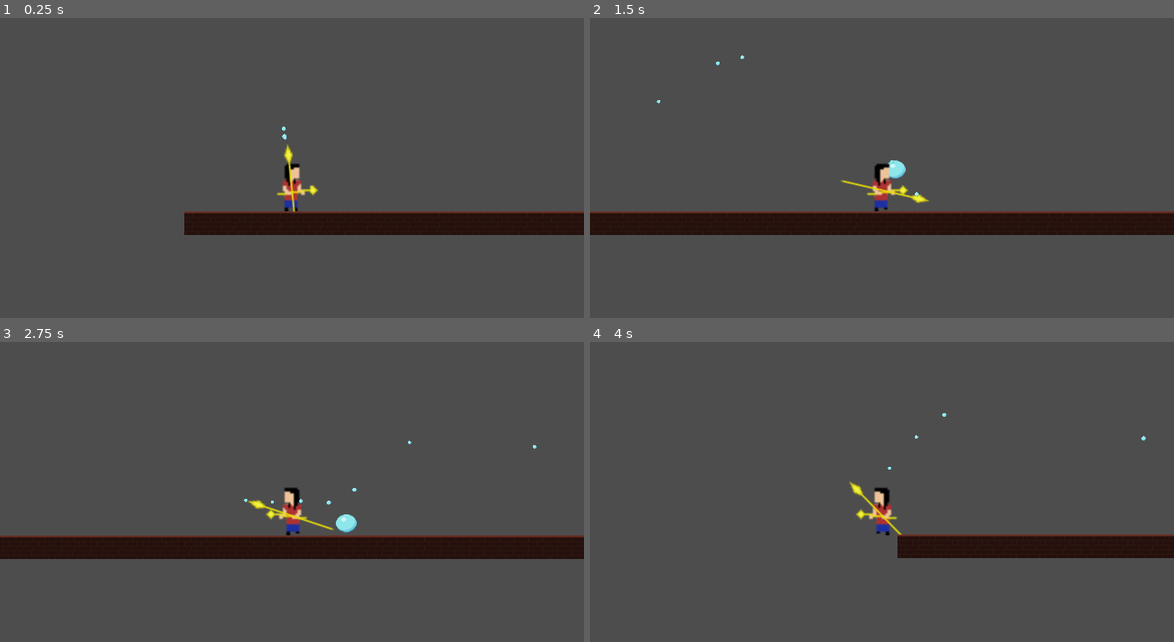
Above: before the commit, frames 1-4 (two rows, left to right).
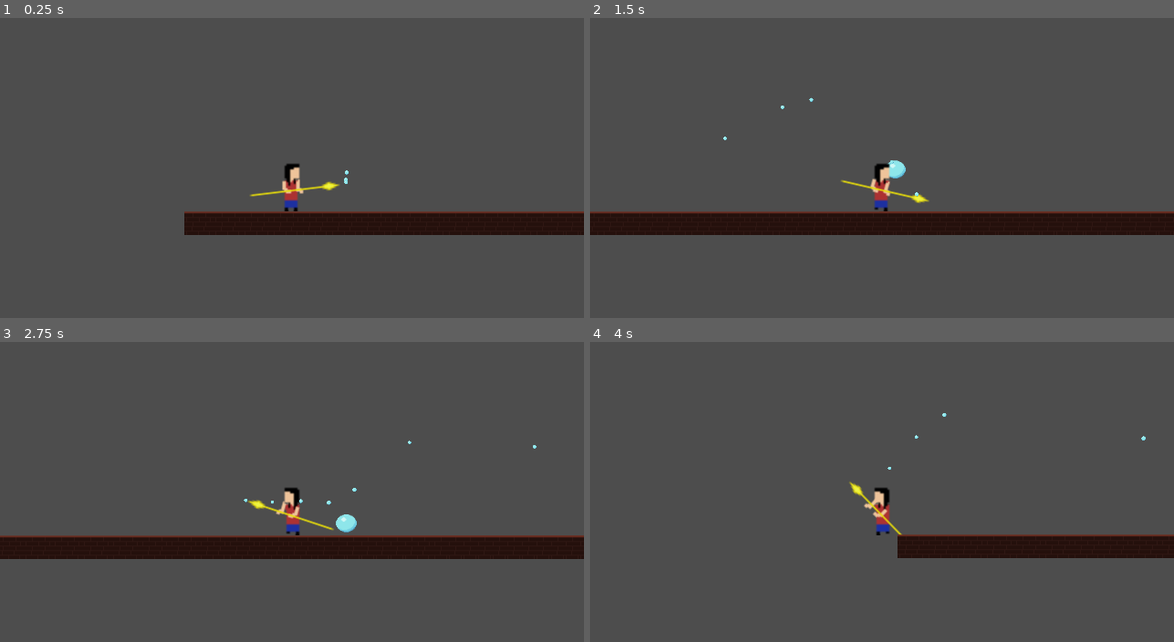
Above: after the commit, the same moments.

Repository: marin117/BubbleEscape
Game: Godot game, scene res://World.tscn
Same seed, same stepped clock (60 frames per second), same inputs: the game is played once before the commit and once after it.
Inputs (mouse positions are in pixels of both pictures, inside the frame that each line leads up to):
- Up to frame 1 (0.25 s): no input
- Up to frame 2 (1.5 s): move the mouse to (852, 249) at 0.52 s; hold D (right) from 0.53 s (still down); tap Space (jump) at 0.6, 0.77, 1.07 s; move the mouse to (1057, 231) at 1.27 s; click (1057, 231) at 1.35 s
- Up to frame 3 (2.75 s): tap Space (jump) at 1.52, 1.55, 1.82, 2.1 s; move the mouse to (116, 456) at 2.02 s; release D (right) at 2.03 s; hold A (left) from 2.03 s (still down)
- Up to frame 4 (4 s): keep holding A (left); move the mouse to (911, 507) at 2.77 s; click (911, 507) at 2.85 s; tap Space (jump) at 3.02, 3.05, 3.32, 3.6, 3.77 s; move the mouse to (794, 423) at 3.52 s

The runs differ from the first frame. In frame 1, 0.5% of the frame differs, in the area x 42-60%, y 36-65%; in frame 2, 0.2%; in frame 3, 0.2%; in frame 4, 0.2%.

Commit message:
hands and animations update

Diff:
--- a/Player.tscn
+++ b/Player.tscn
@@ -1,36 +1,17 @@
-[gd_scene load_steps=22 format=3 uid="uid://dwycr7lehl7fi"]
+[gd_scene load_steps=18 format=3 uid="uid://dwycr7lehl7fi"]
 
 [ext_resource type="Script" path="res://player.gd" id="1_xeulp"]
-[ext_resource type="Texture2D" uid="uid://b7cc1cs1oqpv6" path="res://assets/player/PC1.png" id="2_yqvq8"]
-[ext_resource type="Texture2D" uid="uid://dp66xkd03o2hr" path="res://assets/player/PC2.png" id="3_r3klr"]
-[ext_resource type="Texture2D" uid="uid://dkri1nulsghsu" path="res://assets/player/PC3.png" id="4_1ayov"]
-[ext_resource type="Texture2D" uid="uid://5k2pkeq64s4v" path="res://assets/player/PC4.png" id="5_iaksi"]
-[ext_resource type="Texture2D" uid="uid://blxxaqd0fis7f" path="res://assets/player/PC5.png" id="6_xw7r0"]
-[ext_resource type="Texture2D" uid="uid://bvrtijmqqb4yd" path="res://assets/player/PC6.png" id="7_y43bi"]
-[ext_resource type="Texture2D" uid="uid://diqn1j312wrnc" path="res://assets/player/PC7.png" id="8_task5"]
-[ext_resource type="Texture2D" uid="uid://dvqakvx6lpa7u" path="res://assets/player/staff_run/run1.png" id="9_ri1m4"]
-[ext_resource type="Texture2D" uid="uid://tusccxflvlwv" path="res://assets/player/staff_run/run2.png" id="10_3xmq6"]
-[ext_resource type="Texture2D" uid="uid://ckgfpl6fij83a" path="res://assets/player/staff_jump/jump.png" id="11_jdoah"]
+[ext_resource type="Texture2D" uid="uid://du21dn6dkc8vr" path="res://assets/player/player.png" id="2_g2efl"]
+[ext_resource type="Texture2D" uid="uid://c0mwewnwh2x8f" path="res://assets/player/hands.png" id="3_tnqtm"]
+[ext_resource type="Texture2D" uid="uid://cdu5j1l4gbpp7" path="res://assets/player/idle.png" id="4_j4wy7"]
+[ext_resource type="Texture2D" uid="uid://dbgvagyb4awx7" path="res://assets/player/run1.png" id="5_ud7l4"]
+[ext_resource type="Texture2D" uid="uid://dmctdcefrndrw" path="res://assets/player/run2.png" id="6_avrxy"]
+[ext_resource type="Texture2D" uid="uid://l3qoxwif36v3" path="res://assets/player/jump.png" id="7_nde8f"]
 [ext_resource type="Texture2D" uid="uid://bcybtucbmr872" path="res://assets/weapons/staff.png" id="12_8bsy0"]
 [ext_resource type="Texture2D" uid="uid://dn7hp4q073c0d" path="res://assets/bubble.png" id="13_w7cda"]
 
 [sub_resource type="CapsuleShape2D" id="CapsuleShape2D_tcfxr"]
 height = 50.0
-
-[sub_resource type="Animation" id="Animation_xr4jb"]
-length = 0.001
-tracks/0/type = "value"
-tracks/0/imported = false
-tracks/0/enabled = true
-tracks/0/path = NodePath("Sprite2D:texture")
-tracks/0/interp = 1
-tracks/0/loop_wrap = true
-tracks/0/keys = {
-"times": PackedFloat32Array(0),
-"transitions": PackedFloat32Array(1),
-"update": 1,
-"values": [ExtResource("2_yqvq8")]
-}
 
 [sub_resource type="Animation" id="Animation_47ghb"]
 resource_name = "idle"
@@ -39,30 +20,29 @@
 tracks/0/type = "value"
 tracks/0/imported = false
 tracks/0/enabled = true
-tracks/0/path = NodePath("Sprite2D:texture")
+tracks/0/path = NodePath("Body:texture")
 tracks/0/interp = 1
 tracks/0/loop_wrap = true
 tracks/0/keys = {
-"times": PackedFloat32Array(0, 0.1, 0.2, 0.3, 0.4, 0.5, 0.6),
-"transitions": PackedFloat32Array(1, 1, 1, 1, 1, 1, 1),
+"times": PackedFloat32Array(0, 0.5),
+"transitions": PackedFloat32Array(1, 1),
 "update": 1,
-"values": [ExtResource("2_yqvq8"), ExtResource("3_r3klr"), ExtResource("4_1ayov"), ExtResource("5_iaksi"), ExtResource("6_xw7r0"), ExtResource("7_y43bi"), ExtResource("8_task5")]
+"values": [ExtResource("2_g2efl"), ExtResource("4_j4wy7")]
 }
 
-[sub_resource type="Animation" id="Animation_2au6p"]
-resource_name = "jumping"
-length = 0.5
+[sub_resource type="Animation" id="Animation_xr4jb"]
+length = 0.001
 tracks/0/type = "value"
 tracks/0/imported = false
 tracks/0/enabled = true
-tracks/0/path = NodePath("Sprite2D:texture")
+tracks/0/path = NodePath("Body:texture")
 tracks/0/interp = 1
 tracks/0/loop_wrap = true
 tracks/0/keys = {
-"times": PackedFloat32Array(0.0666667),
+"times": PackedFloat32Array(0),
 "transitions": PackedFloat32Array(1),
 "update": 1,
-"values": [ExtResource("11_jdoah")]
+"values": [ExtResource("2_g2efl")]
 }
 
 [sub_resource type="Animation" id="Animation_0gubi"]
@@ -72,14 +52,30 @@
 tracks/0/type = "value"
 tracks/0/imported = false
 tracks/0/enabled = true
-tracks/0/path = NodePath("Sprite2D:texture")
+tracks/0/path = NodePath("Body:texture")
 tracks/0/interp = 1
 tracks/0/loop_wrap = true
 tracks/0/keys = {
 "times": PackedFloat32Array(0, 0.1),
 "transitions": PackedFloat32Array(1, 1),
 "update": 1,
-"values": [ExtResource("9_ri1m4"), ExtResource("10_3xmq6")]
+"values": [ExtResource("5_ud7l4"), ExtResource("6_avrxy")]
+}
+
+[sub_resource type="Animation" id="Animation_2au6p"]
+resource_name = "jumping"
+length = 0.5
+tracks/0/type = "value"
+tracks/0/imported = false
+tracks/0/enabled = true
+tracks/0/path = NodePath("Body:texture")
+tracks/0/interp = 1
+tracks/0/loop_wrap = true
+tracks/0/keys = {
+"times": PackedFloat32Array(0.0666667),
+"transitions": PackedFloat32Array(1),
+"update": 1,
+"values": [ExtResource("7_nde8f")]
 }
 
 [sub_resource type="AnimationLibrary" id="AnimationLibrary_aw0jq"]
@@ -109,9 +105,14 @@
 collision_mask = 2147483650
 script = ExtResource("1_xeulp")
 
-[node name="Sprite2D" type="Sprite2D" parent="."]
+[node name="Body" type="Sprite2D" parent="."]
 scale = Vector2(2, 2)
-texture = ExtResource("2_yqvq8")
+texture = ExtResource("2_g2efl")
+
+[node name="Hands" type="Sprite2D" parent="."]
+position = Vector2(-1, -1)
+scale = Vector2(1.89344, 1.90125)
+texture = ExtResource("3_tnqtm")
 
 [node name="CollisionShape2D" type="CollisionShape2D" parent="."]
 position = Vector2(0, 7)
@@ -133,7 +134,6 @@
 [node name="Particles" type="GPUParticles2D" parent="Weapon"]
 material = SubResource("CanvasItemMaterial_bfadv")
 position = Vector2(13.9628, -1.15829)
-scale = Vector2(1, 1)
 amount = 10
 amount_ratio = 0.7
 process_material = SubResource("ParticleProcessMaterial_ivbfk")
--- a/player.gd
+++ b/player.gd
@@ -12,8 +12,6 @@
 
 
 @export var state : Types.PlayerStates = Types.PlayerStates.IDLE
-@export var flipped: int = 1
-@export var weapon_rotation: float = 0.0
 @export var weapon_marker_position: Vector2 = Vector2(0,0)
 
 func _apply_forces(delta: float) -> void:
@@ -46,14 +44,16 @@
 	else:
 		velocity.x = move_toward(velocity.x, 0, SPEED)
 	var mouse_pos: Vector2 = get_global_mouse_position()
+
 	var angle_to_mouse: float = rad_to_deg((mouse_pos - $Weapon.global_position).normalized().angle())
 	if angle_to_mouse < 0:
 		angle_to_mouse += 360
-	if angle_to_mouse < 20 or angle_to_mouse > 160:
-		$Weapon.look_at(get_global_mouse_position())
-	$Sprite2D.flip_h = position > get_global_mouse_position()
-	weapon_rotation = $Weapon.global_rotation
-	flipped = -1 if $Sprite2D.flip_h else 1
+	if ((angle_to_mouse < 20 or angle_to_mouse > 160) and
+		(angle_to_mouse < 240 or angle_to_mouse > 300)):
+		$Body.flip_h = position > mouse_pos
+		$Hands.flip_v = position > mouse_pos
+		$Weapon.look_at(mouse_pos)
+		$Hands.look_at(mouse_pos)
 	weapon_marker_position = $Weapon/WeaponMarker.global_position
 	_change_animation()
 	move_and_slide()
Binary file removed: assets/player/PC1.png
Binary file removed: assets/player/PC2.png
Binary file removed: assets/player/PC3.png
Binary file removed: assets/player/PC4.png
Binary file removed: assets/player/PC5.png
Binary file removed: assets/player/PC6.png
Not shown, removed: assets/player/PC6.png.import
Binary file removed: assets/player/PC7.png
Binary file added: assets/player/hands.png
Not shown, changed: assets/player/hands.png.import
Binary file added: assets/player/idle.png
Not shown, changed: assets/player/idle.png.import
(and 8 more such lines)
